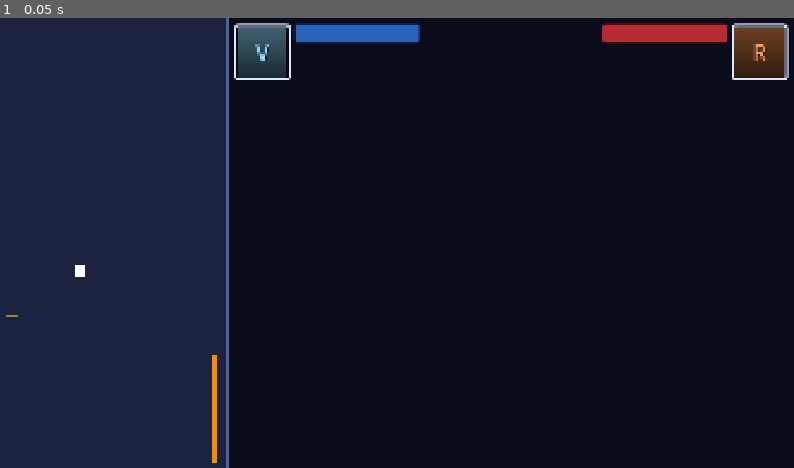
Above: before the commit, frame 1.
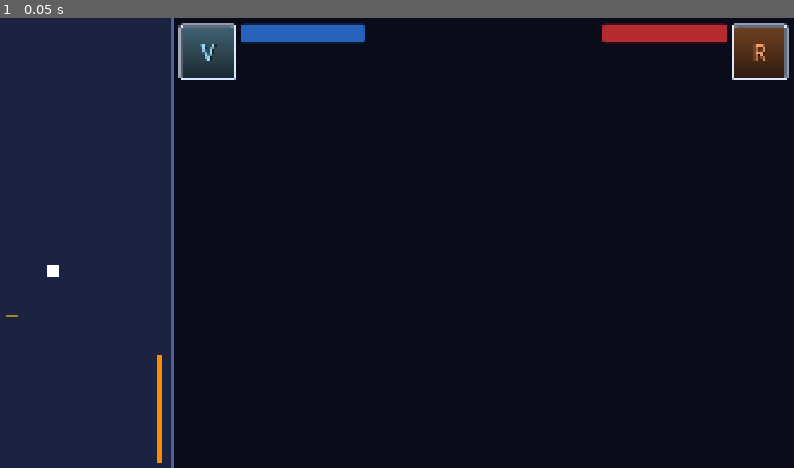
Above: after the commit, the same moment.

Repository: joeyviciousfake-netizen/Astralis
Game: Godot game, scene res://duel3d/mesa_3d.tscn
Same seed, same stepped clock (60 frames per second), same inputs: the game is played once before the commit and once after it.
Inputs:
- Up to frame 1 (0.05 s): no input

The runs differ from the first frame. In frame 1, 8.6% of the frame differs, in the area x 5-53%, y 0-100%.

Commit message:
feat(mesa): painel esquerdo afunilado na carta (431px)

Diff:
--- a/astralis/duel3d/mesa_3d.gd
+++ b/astralis/duel3d/mesa_3d.gd
@@ -74,17 +74,16 @@
 ## O mundo 3D inteiro (campo, cartas, mão, cursor) é
 ## desenhado num SubViewport que ocupa SÓ a região do campo; o HUD 2D
 ## continua em tela cheia por cima (Control filho da cena, como sempre).
-##   PAINEL_ESQ_PX = 29,3% da largura da tela: MEDIDA da referência
-##   (doc 15 §15.3 — na imagem de 1024 px o painel esquerdo vai de 0 a
-##   300 px, e 300/1024 = 29,3%; a referência põe o centro do campo em
-##   ~63,5% e aqui ele cai em 29,3% + 70,7%/2 = 64,6%).
+##   PAINEL_ESQ_PX = a largura do painel: a carta tem 375 px de largura e o
+##   texto usa 28 px de margem de cada lado, então o painel tem 375 + 2x28.
+##   Com ele o centro do campo cai em 431 + 1489/2 = 61,2% da tela.
 ## AJUSTE FINO DO ENQUADRAMENTO É AQUI (PAINEL_ESQ_PX). Se ficar torto,
 ## mexe-se neste retângulo — NUNCA na câmera (doc 15 §15.4).
 const TELA_L := 1920
 const TELA_A := 1080
-const PAINEL_ESQ_PX := 562                       # 29,3% de 1920
+const PAINEL_ESQ_PX := 431                       # 375 da carta + 2x28 de margem
 const JANELA_CAMPO_X := PAINEL_ESQ_PX            # começa depois do painel 2D
-const JANELA_CAMPO_L := TELA_L - JANELA_CAMPO_X  # 1358 px (70,7% da tela)
+const JANELA_CAMPO_L := TELA_L - JANELA_CAMPO_X  # 1489 px (77,6% da tela)
 const JANELA_CAMPO_A := TELA_A                   # altura toda
 ## Cor de fundo da faixa que sobrou à esquerda (na ref, o painel 2D é
 ## escuro). Só apresentação, zero regra.
@@ -168,10 +167,9 @@
 
 ## ---- HUD 2D (doc 15 §15.3 — TUDO medido na referência, em px do canvas
 ## 1920x1080; a referência é 1024x583 e o §15.3 traz os %) ----------------
-## PAINEL ESQUERDO: a faixa inteira x 0..562, altura toda.
-const PAINEL_ESQ_L := 562
-const PAINEL_CARTA_L := 364
-## BARRA SUPERIOR metálica: x 562..1920 (29,3%..100%), y 0..92 (8,5% da alt).
+## PAINEL ESQUERDO: a faixa inteira x 0..431, altura toda.
+const PAINEL_ESQ_L := 431
+## BARRA SUPERIOR metálica: x 431..1920, y 0..92 (8,5% da alt).
 const BARRA_TOPO_X0 := 562
 const BARRA_TOPO_Y1 := 92
 const PLACA_VOCE_X0 := 576
@@ -196,13 +194,13 @@
 ## rival).
 const RETRATO_MARGEM := 14
 const RETRATO_L := 136
-const RETRATO_VOCE_X := PAINEL_ESQ_PX + RETRATO_MARGEM              # 576
+const RETRATO_VOCE_X := PAINEL_ESQ_PX + RETRATO_MARGEM              # 445
 const RETRATO_RIVAL_X := TELA_L - RETRATO_MARGEM - RETRATO_L        # 1770
 const RETRATO_VOCE_Y := RETRATO_MARGEM                             # 14
 const RETRATO_RIVAL_Y := RETRATO_MARGEM                            # 14
 ## D45 (item 1): a placa de NOME do duelista fica AO LADO do retrato (para
 ## dentro, para os dois lados ficarem espelhados), nunca invade o painel
-## esquerdo (que termina em x 562) e tem o TOPO NA MESMA LINHA do topo da
+## esquerdo (que termina em x 431) e tem o TOPO NA MESMA LINHA do topo da
 ## foto.
 const RETRATO_NOME_L := 300
 const RETRATO_NOME_A := 44
@@ -2485,7 +2483,7 @@
 
 
 ## Fundo do painel esquerdo: azul-marinho escuro (ref) ocupando a faixa
-## inteira x 0..562, altura toda, com um fio de brilho na borda direita.
+## inteira x 0..431, altura toda, com um fio de brilho na borda direita.
 func _construir_fundo_painel(hud: Control) -> void:
 	var fundo := ColorRect.new()
 	fundo.name = "FundoPainelEsq"
--- a/astralis/duel3d/painel_carta_3d.gd
+++ b/astralis/duel3d/painel_carta_3d.gd
@@ -33,7 +33,7 @@
 ## Onde o painel comeca e acaba, em px do canvas 1920x1080 (doc 15 §15.3). Sao
 ## da TELA, entao a mesa e que passa (o mesmo numero diz onde o campo 3D
 ## comeca).
-var largura := 562
+var largura := 431
 var altura := 1080
 ## As DUAS medidas da carta em unidades de mundo, e o DONO delas e a mesa (a
 ## carta 3D do campo usa as mesmas). O painel usa as duas para dar a
@@ -133,7 +133,8 @@
 ##
 ## O retangulo tem a PROPORCAO REAL da carta (59 x 86), e nao a da moldura em
 ## JPG: o que esta desenhado agora e a peca, e a peca mede 59 x 86. Com a altura
-## da faixa da ref (546 px) a largura sai 374 px, centrada nos 562 do painel.
+## da faixa da ref (546 px) a largura sai 375 px, centrada nos 431 do painel
+## (28 px de margem de cada lado, a mesma dos textos).
 ## Camera ortogonal com `size` = altura da carta e `KEEP_HEIGHT` faz a peca
 ## preencher o retangulo exatamente: nem sobra, nem corta o canto arredondado.
 func _construir_carta() -> void:
--- a/astralis/testing/test_mesa_3d_oficial.gd
+++ b/astralis/testing/test_mesa_3d_oficial.gd
@@ -369,13 +369,14 @@
 	# Doc 15 §15.4 (pedido do usuário: "a mesma perspectiva de quando fica no
 	# meio"): o campo foi para a DIREITA empurrando a JANELA (SubViewport),
 	# nunca a LENTE. Aqui travamos as 3 coisas que fazem isso:
-	#  1) a janela ocupa x 562..1920 (29,3%..100% medidos na referência);
+	#  1) a janela ocupa x 431..1920 (22,4%..100%: o painel tem a largura da
+	#  carta + as margens do texto);
 	#  2) a lente fica NO EIXO (frustum_offset = 0) = projeção simétrica;
 	#  3) o centro do campo cai no meio DA JANELA = 64,6% da tela.
 	var mesa: Node = await _mesa3d_nova()
 	var vp := mesa.get_node_or_null(NodePath(JANELA)) as SubViewport
 	assert_true(vp != null, "Mundo 3D dentro de um SubViewport (janela do campo).")
-	assert_eq(vp.size, Vector2i(1358, 1080), "Janela com a região do campo (1358x1080).")
+	assert_eq(vp.size, Vector2i(1489, 1080), "Janela com a região do campo (1489x1080).")
 	assert_true(vp.own_world_3d, "Janela com mundo 3D próprio (o céu não invade o HUD).")
 	var camada := mesa.get_node_or_null(NodePath("Camada3D")) as CanvasLayer
 	assert_true(camada != null, "Camada da janela 3D existe.")
@@ -389,8 +390,8 @@
 	assert_true(camada_fundo.layer < camada_faixa.layer, "Fundo atrás de tudo.")
 	var janela := mesa.get_node_or_null(NodePath("Camada3D/JanelaCampo")) as SubViewportContainer
 	assert_true(janela != null, "Janela do campo exibida na tela.")
-	assert_eq(janela.position, Vector2(562, 0), "Janela começa em 29,3% da largura (562 px).")
-	assert_eq(janela.size, Vector2(1358, 1080), "Janela ocupa até a borda direita, altura toda.")
+	assert_eq(janela.position, Vector2(431, 0), "Janela começa em 22,4% da largura (431 px).")
+	assert_eq(janela.size, Vector2(1489, 1080), "Janela ocupa até a borda direita, altura toda.")
 	assert_eq(janela.stretch_shrink, 1, "Textura 1:1 (sem escala/rotação na imagem do campo).")
 	# O HUD 2D continua em tela cheia, filho da cena (nada dele entrou no 3D).
 	assert_true(mesa.get_node_or_null(NodePath("HUD")) != null, "HUD 2D segue filho da cena.")
@@ -404,14 +405,14 @@
 	assert_eq(cam.position, Vector3(0, 16.8, 20.9), "Câmera na altura/Z medidos contra a referência.")
 	assert_eq(cam.fov, 20.0, "FOV medido contra a referência.")
 	assert_eq(cam.global_position, Vector3(0, 16.8, 20.9), "Câmera dentro da janela 3D (transform da janela não move a lente).")
-	# O CENTRO DO CAMPO no meio da janela = 562 + 1358/2 = 1241 px = 64,6%.
-	var centro_campo: float = cam.unproject_position(Vector3(0.0, 0.35, 0.0)).x + 562.0
-	assert_almost_eq(centro_campo, 1241.0, 1.0, "Centro do campo em 1241 px (64,6%% da tela): %.1f." % centro_campo)
-	assert_almost_eq(centro_campo / 1920.0 * 100.0, 64.6, 0.1, "Centro do campo em 64,6% da tela (ref: ~63,5%).")
+	# O CENTRO DO CAMPO no meio da janela = 431 + 1489/2 = 1175,5 px = 61,2%.
+	var centro_campo: float = cam.unproject_position(Vector3(0.0, 0.35, 0.0)).x + float(mesa.get("JANELA_CAMPO_X"))
+	assert_almost_eq(centro_campo, 1175.5, 1.0, "Centro do campo em 1175,5 px (61,2%% da tela): %.1f." % centro_campo)
+	assert_almost_eq(centro_campo / 1920.0 * 100.0, 61.2, 0.1, "Centro do campo em 61,2% da tela.")
 	# SIMETRIA: as pontas das fileiras equidistantes do centro (a projeção é
 	# simétrica porque a lente está no eixo). Se um lado esticar e o outro
 	# comprimir, a diferença aqui estoura e o teste pega.
-	var meio := 679.0
+	var meio := float(mesa.get("JANELA_CAMPO_L")) * 0.5
 	for lado in [0, 1]:
 		var esq: float = cam.unproject_position(mesa.call("_pos_slot", lado, "monstro", 0) as Vector3).x
 		var dir: float = cam.unproject_position(mesa.call("_pos_slot", lado, "monstro", 4) as Vector3).x
@@ -655,7 +656,7 @@
 	assert_true(cima.y >= f_s.y,
 		"A mão não cobre a sua fileira de magia: topo da carta em %.0f px, base da fileira em %.0f px." % [cima.y, f_s.y])
 	assert_true(baixo.y > 1080.0, "A sua mão continua cortada pela borda de baixo (base em %.0f px > 1080)." % baixo.y)
-	# ...nem o painel esquerdo (a janela do campo começa em x=562).
+	# ...nem o painel esquerdo (a janela do campo começa em x=431).
 	assert_true(cam.unproject_position(p0_m).x > 562.0 + 20.0,
 		"A mão não invade o painel esquerdo.")
 	# A ordem das fileiras é a da referência (doc 15 §15.3): de cima para
@@ -713,7 +714,7 @@
 	var rv := mesa.get_node("HUD/RetratoVoce") as Control
 	var rr := mesa.get_node("HUD/RetratoRival") as Control
 	assert_true(rv.position.x < rr.position.x, "Seu retrato a ESQUERDA, o do rival a DIREITA.")
-	assert_true(rv.position.x >= 562.0, "Seu retrato nunca invade o painel esquerdo (x %d)." % int(rv.position.x))
+	assert_true(rv.position.x >= float(mesa.get("PAINEL_ESQ_L")), "Seu retrato nunca invade o painel esquerdo (x %d)." % int(rv.position.x))
 	assert_true(rr.position.x + rr.size.x <= 1920.0, "Retrato do rival dentro da tela (%d)." % int(rr.position.x + rr.size.x))
 	# D45 (item 1): "a imagem dos duelistas bem pra cima, dando o mesmo espaço
 	# entre as laterais e a parte de cima" e "a parte de cima da imagem e a
@@ -736,7 +737,7 @@
 			"D45 (item 1): o bloco de nome %s começa na MESMA linha do topo da foto (%.0f = %.0f px)." % [
 				quem, placa.position.y, foto.position.y])
 		# E a placa nunca invade o painel esquerdo.
-		assert_true(placa.position.x >= 562.0,
+		assert_true(placa.position.x >= float(mesa.get("PAINEL_ESQ_L")),
 			"D45 (item 1): a placa de nome %s não invade o painel esquerdo (x %d)." % [quem, int(placa.position.x)])
 	# Nome real do dado, do lado de dentro de cada retrato (espelhado).
 	var placas_nome := 0
@@ -819,10 +820,10 @@
 	# laranja y 810..1080. Tudo com o DADO REAL da carta focada.
 	var mesa: Node = await _mesa3d_nova()
 	assert_true(mesa.get_node_or_null(NodePath("HUD/PainelCarta")) != null, "Painel esquerdo existe.")
-	# Fundo azul-marinho (#1b2340) ocupando a faixa x 0..562, altura toda.
+	# Fundo azul-marinho (#1b2340) ocupando a faixa x 0..431, altura toda.
 	var fundo := mesa.get_node("HUD/FundoPainelEsq") as ColorRect
 	assert_eq(fundo.color, Color(0.106, 0.137, 0.251, 1.0), "Fundo do painel no azul-marinho da ref (#1b2340).")
-	assert_eq(fundo.size.x, 562, "Fundo do painel na faixa x 0..562 da ref.")
+	assert_eq(fundo.size.x, float(mesa.get("PAINEL_ESQ_L")), "Fundo do painel na faixa x 0..431.")
 	assert_eq(fundo.size.y, 1080, "Fundo do painel com altura toda.")
 	# D5: a linha de atributo em texto ("LUZ") foi REMOVIDA — na ref, depois
 	# do [TIPO] vem direto a descrição. O atributo continua visível como
@@ -868,7 +869,7 @@
 	assert_almost_eq(prop, prop_carta, 0.002, "Janela com a proporcao real da carta: %.4f (carta %.4f)." % [prop, prop_carta])
 	assert_almost_eq(alt_px, 546.0, 0.5, "Carta na faixa y 16..562 da ref: %.1f." % alt_px)
 	assert_almost_eq(janela.position.y, 16.0, 0.5, "Carta comeca em y 16 como na ref.")
-	assert_true(janela.position.x >= 0.0 and janela.position.x + janela.size.x <= 562.0,
+	assert_true(janela.position.x >= 0.0 and janela.position.x + janela.size.x <= float(mesa.get("PAINEL_ESQ_L")),
 		"Carta dentro da faixa do painel, sem vazar: %d..%d." % [int(janela.position.x), int(janela.position.x + janela.size.x)])
 	# A JANELA ENQUADRA A CARTA INTEIRA. Camera ortogonal com KEEP_HEIGHT mostra
 	# `size` de altura de mundo; a largura visivel sai da proporcao do retangulo.
